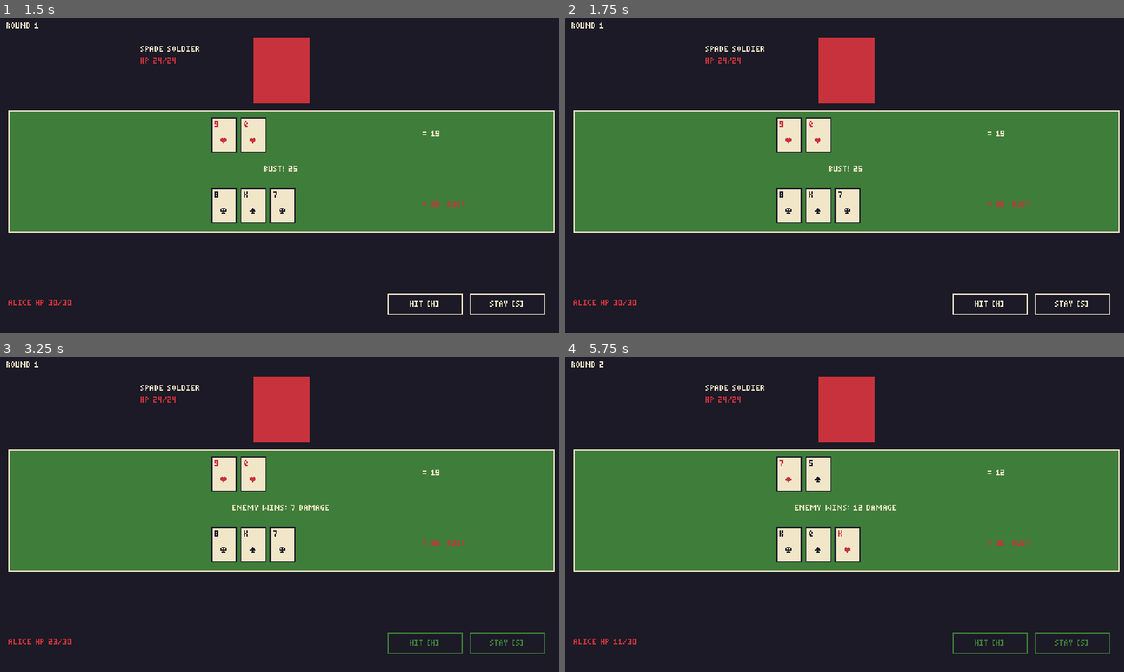
Above: before the commit, frames 1-4 (two rows, left to right).
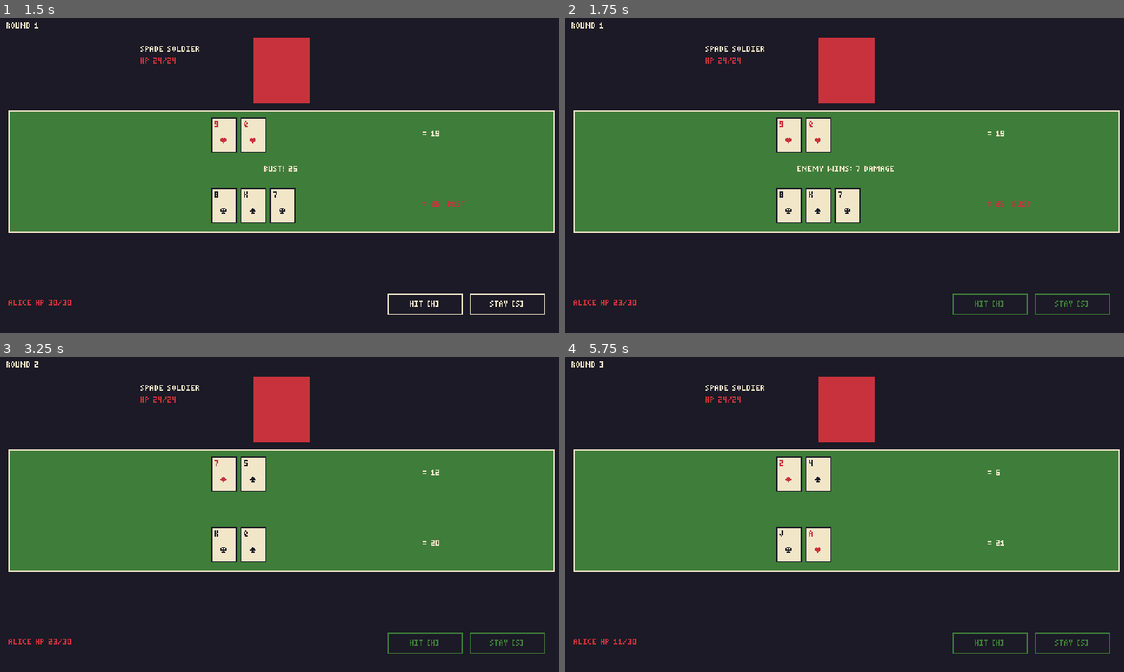
Above: after the commit, the same moments.

Repository: Arvin-17/CardClash
Game: Godot game, scene res://scenes/main_menu.tscn
The game is run twice, just before and just after one commit, with the same random seed, the same clock (stepped at 60 frames per second) and the same inputs.
Inputs (mouse positions are in pixels of both pictures, inside the frame that each line leads up to):
- Up to frame 1 (1.5 s): click "NEW RUN [ENTER]" at 0.5 s; tap Enter at 1.25 s; tap H at 1.35 s
- Up to frame 2 (1.75 s): tap Space at 1.52 s
- Up to frame 3 (3.25 s): click (424, 643) at 2 s, where only the run before the commit has a clickable "HIT [H]"; tap Space at 2.75, 3.02 s; hold S from 2.78 s (still down); tap H at 2.85 s
- Up to frame 4 (5.75 s): tap Enter at 3.5, 3.6 s; release S at 3.53 s; tap H at 3.8, 5.1 s; click (1073, 643) at 4.25 s, where only the run before the commit has a clickable "STAY [S]"; tap Space at 5, 5.27 s

Frame 1 is identical in both runs. In frame 2, 0.5% of the frame differs, in the area x 8-98%, y 46-95%; in frame 3, 0.8%; in frame 4, 0.8%, in the area x 6-84%, y 2-66%.

Commit message:
feat(game): round timer with auto-stay, intent bar and the SURPRISE state
RoundTimer (15 s) auto-stays everyone; IntentTimer fills at the enemy's rate and fires its surprise attack, pausing the round for 1 s; Pocket Watch pauses the round timer. Pauses use node-owned Timers so a scene change can't resume a freed controller. --autoplay runs a beginner bot for headless smoke tests, and the scene now runs standalone.

Diff:
--- a/game/scenes/battle.tscn
+++ b/game/scenes/battle.tscn
@@ -8,8 +8,14 @@
 [node name="BattleController" type="Node" parent="."]
 script = ExtResource("1_ctrl")
 
+[node name="RoundTimer" type="Timer" parent="BattleController"]
+one_shot = true
+
 [node name="AiTimer" type="Timer" parent="BattleController"]
 wait_time = 0.5
+
+[node name="IntentTimer" type="Timer" parent="BattleController"]
+one_shot = true
 
 [node name="UI" type="Control" parent="."]
 layout_mode = 3
--- a/game/scripts/battle/battle_controller.gd
+++ b/game/scripts/battle/battle_controller.gd
@@ -1,56 +1,105 @@
 class_name BattleController
 extends Node
 ## Owns one battle as a small state machine:
-##   DEAL -> ROUND_ACTIVE -> RESOLVE -> (DEAL again | BATTLE_END)
-## Logic changes state first, then emits on Events. The UI only calls hit()/stay()
-## and listens; it never changes game state itself.
+##
+##   DEAL -> ROUND_ACTIVE -> RESOLVE -> (DEAL | BATTLE_END)
+##                ^    |
+##                |    v   intent bar fills
+##               SURPRISE
+##
+## Rounds are real-time inside a 15 s window but resolve in fixed steps, so they stay
+## fair and testable. Logic changes state first, then emits on Events. The UI only
+## calls hit()/stay()/play() and listens; it never changes game state itself.
 
 enum State { DEAL, ROUND_ACTIVE, SURPRISE, RESOLVE, BATTLE_END }
 
 var state: State = State.DEAL
 var battle: BattleState
 var _ai_wait_ticks: int = 0
-
+var _freezes: int = 0
+var _last_intent: float = -1.0
+var _autoplay: bool = false
+
+@onready var round_timer: Timer = $RoundTimer
 @onready var ai_timer: Timer = $AiTimer
+@onready var intent_timer: Timer = $IntentTimer
 
 
 func _ready() -> void:
+	_autoplay = Autoplay.enabled()
 	ai_timer.wait_time = float(GameData.rule("ai.tick_seconds", 0.5))
 	ai_timer.timeout.connect(_on_ai_tick)
+	round_timer.timeout.connect(_on_round_timeout)
+	intent_timer.timeout.connect(_on_intent_full)
 	# Deferred so the UI (a later sibling) is connected to Events before the first signals.
 	start.call_deferred(RunState.current_enemy_id())
 
 
 func start(enemy_id: String) -> void:
+	if RunState.deck.is_empty():
+		# Scene launched on its own (F6 in the editor, or a headless smoke run).
+		RunState.new_run(Rng.new_seed())
+		enemy_id = RunState.current_enemy_id()
 	battle = BattleState.new(GameData.rules, GameData.enemy(enemy_id), Rng.rng, RunState.hp, RunState.max_hp)
+	battle.setup_deck(GameData.cards, RunState.deck)
 	battle.card_dealt.connect(Events.card_dealt.emit)
+	battle.card_removed.connect(Events.card_removed.emit)
+	battle.card_played.connect(Events.card_played.emit)
 	battle.total_changed.connect(Events.total_changed.emit)
+	battle.hand_changed.connect(Events.hand_changed.emit)
 	battle.hp_changed.connect(Events.hp_changed.emit)
+	battle.peeked.connect(Events.peeked.emit)
+	battle.surprise_attack.connect(Events.surprise_attack.emit)
+	battle.surprise_blocked.connect(Events.surprise_blocked.emit)
 	battle.round_resolved.connect(Events.round_resolved.emit)
 	battle.message.connect(Events.message.emit)
+	battle.timer_freeze_requested.connect(_freeze_round_timer)
 	Events.battle_started.emit(enemy_id)
 	Events.hp_changed.emit("player", battle.player.hp, battle.player.max_hp)
 	Events.hp_changed.emit("enemy", battle.enemy.hp, battle.enemy.max_hp)
+	intent_timer.wait_time = float(battle.enemy_def.get("intent_seconds", 9))
 	_deal()
 
 
+func _process(_delta: float) -> void:
+	if battle == null or state == State.BATTLE_END:
+		return
+	if state == State.ROUND_ACTIVE or state == State.SURPRISE:
+		Events.timer_changed.emit(round_timer.time_left)
+	var intent := 1.0 - intent_timer.time_left / maxf(intent_timer.wait_time, 0.01)
+	if absf(intent - _last_intent) >= 0.01:
+		_last_intent = intent
+		Events.intent_changed.emit(battle.enemy_id(), clampf(intent, 0.0, 1.0))
+
+
 # --- player input (requests; the controller decides) -------------------------
 
 func hit() -> void:
-	if state != State.ROUND_ACTIVE or battle.player.stayed:
+	if not _can_act():
 		return
 	battle.player_hit()
 	if battle.player.is_bust(battle.target):
-		Events.message.emit("Bust! %d" % battle.player.total(battle.target))
+		Events.message.emit("BUST! %d" % battle.player.total(battle.target))
 	_check_round_end()
 
 
 func stay() -> void:
-	if state != State.ROUND_ACTIVE or battle.player.stayed:
+	if not _can_act():
 		return
 	battle.player_stay()
 	Events.message.emit("You stay on %d." % battle.player.total(battle.target))
 	_check_round_end()
+
+
+func play(index: int, choice: Dictionary = {}) -> bool:
+	if not _can_act() or not battle.play_card(index, choice):
+		return false
+	_check_round_end()
+	return true
+
+
+func _can_act() -> bool:
+	return battle != null and state == State.ROUND_ACTIVE and not battle.player.stayed
 
 
 # --- states -------------------------------------------------------------------
@@ -61,13 +110,22 @@
 	Events.round_started.emit(battle.round_number)
 	state = State.ROUND_ACTIVE
 	_ai_wait_ticks = _reaction_ticks()
+	_freezes = 0
+	round_timer.paused = false
+	round_timer.start(float(GameData.rule("round.seconds", 15)))
 	ai_timer.start()
-
-
-## Base AI, every 0.5 s tick, with a 1-2 s reaction delay so the enemy feels like it's thinking.
+	if intent_timer.is_stopped():
+		intent_timer.start()
+	intent_timer.paused = false
+
+
+## Base AI every 0.5 s tick, after a 1-2 s reaction delay so it feels like it's thinking.
+## (Alice's autoplay bot rides the same tick in headless smoke runs.)
 func _on_ai_tick() -> void:
 	if state != State.ROUND_ACTIVE:
 		return
+	if _autoplay:
+		_autoplay_step()
 	if _ai_wait_ticks > 0:
 		_ai_wait_ticks -= 1
 		return
@@ -88,6 +146,45 @@
 	return maxi(0, int(round(Rng.rng.randf_range(lo, hi) / tick)) - 1)
 
 
+## Timer ran out: auto-stay everyone.
+func _on_round_timeout() -> void:
+	if state != State.ROUND_ACTIVE:
+		return
+	if not battle.player.stayed:
+		Events.message.emit("TIME! You stay on %d." % battle.player.total(battle.target))
+	battle.force_stay()
+	_check_round_end()
+
+
+## SURPRISE: pause the round for a beat, apply the attack, then return to the round.
+func _on_intent_full() -> void:
+	if state != State.ROUND_ACTIVE:
+		return
+	state = State.SURPRISE
+	round_timer.paused = true
+	ai_timer.paused = true
+	battle.fire_surprise()
+	await _wait(float(GameData.rule("surprise.pause_seconds", 1.0)))
+	if state != State.SURPRISE:
+		return
+	state = State.ROUND_ACTIVE
+	round_timer.paused = _freezes > 0
+	ai_timer.paused = false
+	intent_timer.start()
+	_check_round_end()
+
+
+## Pocket Watch: pause the round timer without eating the player's time.
+func _freeze_round_timer(seconds: float) -> void:
+	_freezes += 1
+	round_timer.paused = true
+	Events.message.emit("TIME STANDS STILL...")
+	await _wait(seconds)
+	_freezes = maxi(0, _freezes - 1)
+	if _freezes == 0 and state == State.ROUND_ACTIVE:
+		round_timer.paused = false
+
+
 func _check_round_end() -> void:
 	if state == State.ROUND_ACTIVE and battle.both_done():
 		_resolve()
@@ -95,9 +192,15 @@
 
 func _resolve() -> void:
 	state = State.RESOLVE
+	round_timer.stop()
 	ai_timer.stop()
-	battle.resolve_round()
-	await get_tree().create_timer(float(GameData.rule("round.resolve_pause_seconds", 1.5))).timeout
+	intent_timer.paused = true
+	var result := battle.resolve_round()
+	if _autoplay:
+		Autoplay.log_line("round %d: %s, %s takes %d (you %d vs %d) HP %d/%d" % [
+			result["round"], result["kind"], result["loser"], result["damage"],
+			result["player_total"], result["enemy_total"], battle.player.hp, battle.enemy.hp])
+	await _wait(float(GameData.rule("round.resolve_pause_seconds", 1.5)))
 	if battle.is_over():
 		_end()
 	else:
@@ -106,8 +209,36 @@
 
 func _end() -> void:
 	state = State.BATTLE_END
+	round_timer.stop()
+	ai_timer.stop()
+	intent_timer.stop()
 	RunState.hp = battle.player.hp
+	if _autoplay:
+		Autoplay.log_line("battle %s vs %s after %d rounds" % ["won" if battle.player_won() else "lost", battle.enemy_id(), battle.round_number])
 	if battle.player_won():
 		Events.battle_won.emit(battle.enemy_id())
 	else:
 		Events.battle_lost.emit(battle.enemy_id())
+	if _autoplay:
+		get_tree().quit()
+
+
+## A pause owned by this node: if the scene changes mid-wait, the timer dies with it
+## and the coroutine is dropped instead of resuming on a freed controller.
+func _wait(seconds: float) -> void:
+	var t := Timer.new()
+	t.one_shot = true
+	add_child(t)
+	t.start(seconds)
+	await t.timeout
+	t.queue_free()
+
+
+func _autoplay_step() -> void:
+	var action := Autoplay.decide(battle)
+	if action == "hit":
+		hit()
+	elif action == "stay":
+		stay()
+	elif action.begins_with("play:"):
+		play(int(action.trim_prefix("play:")))
--- /dev/null
+++ b/game/scripts/debug/autoplay.gd
@@ -0,0 +1,32 @@
+class_name Autoplay
+extends RefCounted
+## A simple player bot for headless smoke runs: `godot --headless -- --autoplay`.
+## Plays like a cautious beginner so CI exercises every system end to end.
+
+
+static func enabled() -> bool:
+	return OS.get_cmdline_user_args().has("--autoplay")
+
+
+## Returns "play:<index>", "hit", "stay" or "" (wait).
+static func decide(battle: BattleState) -> String:
+	if battle.player.stayed:
+		return ""
+	var total := battle.player.total(battle.target)
+	for i in battle.hand.size():
+		var card: Card = battle.hand[i]
+		if not battle.can_play(i):
+			continue
+		if card.is_number() and total + card.value() <= battle.target and total + card.value() >= 17:
+			return "play:%d" % i
+		if card.effect_name() == "modify_value" and int(battle.params_for(card).get("amount", 0)) < 0 and total > battle.target - 2:
+			return "play:%d" % i
+		if card.effect_name() == "peek" and battle.peeked_card == null:
+			return "play:%d" % i
+	if total < 17:
+		return "hit"
+	return "stay"
+
+
+static func log_line(text: String) -> void:
+	print("SMOKE ", text)
